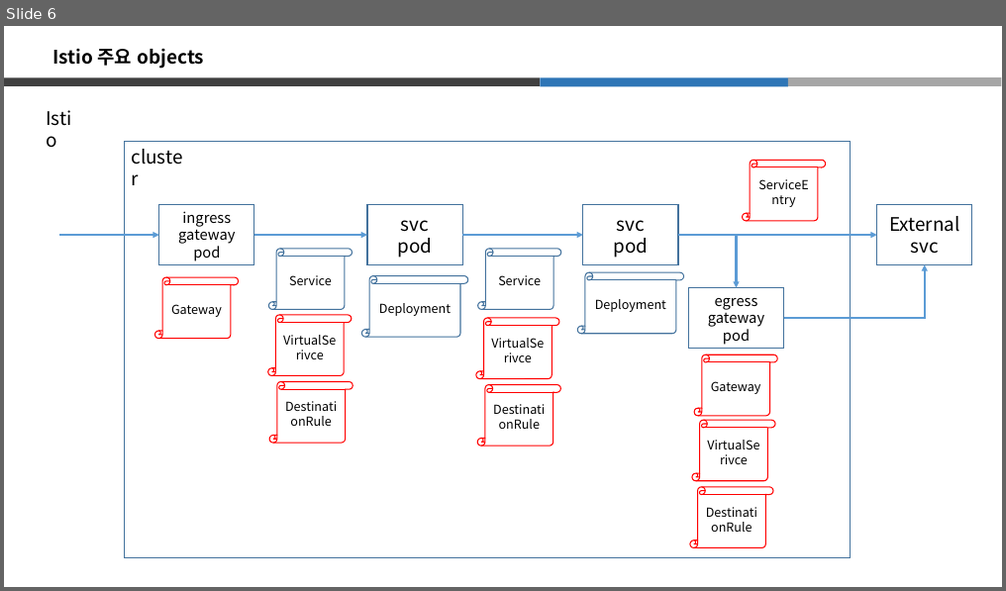
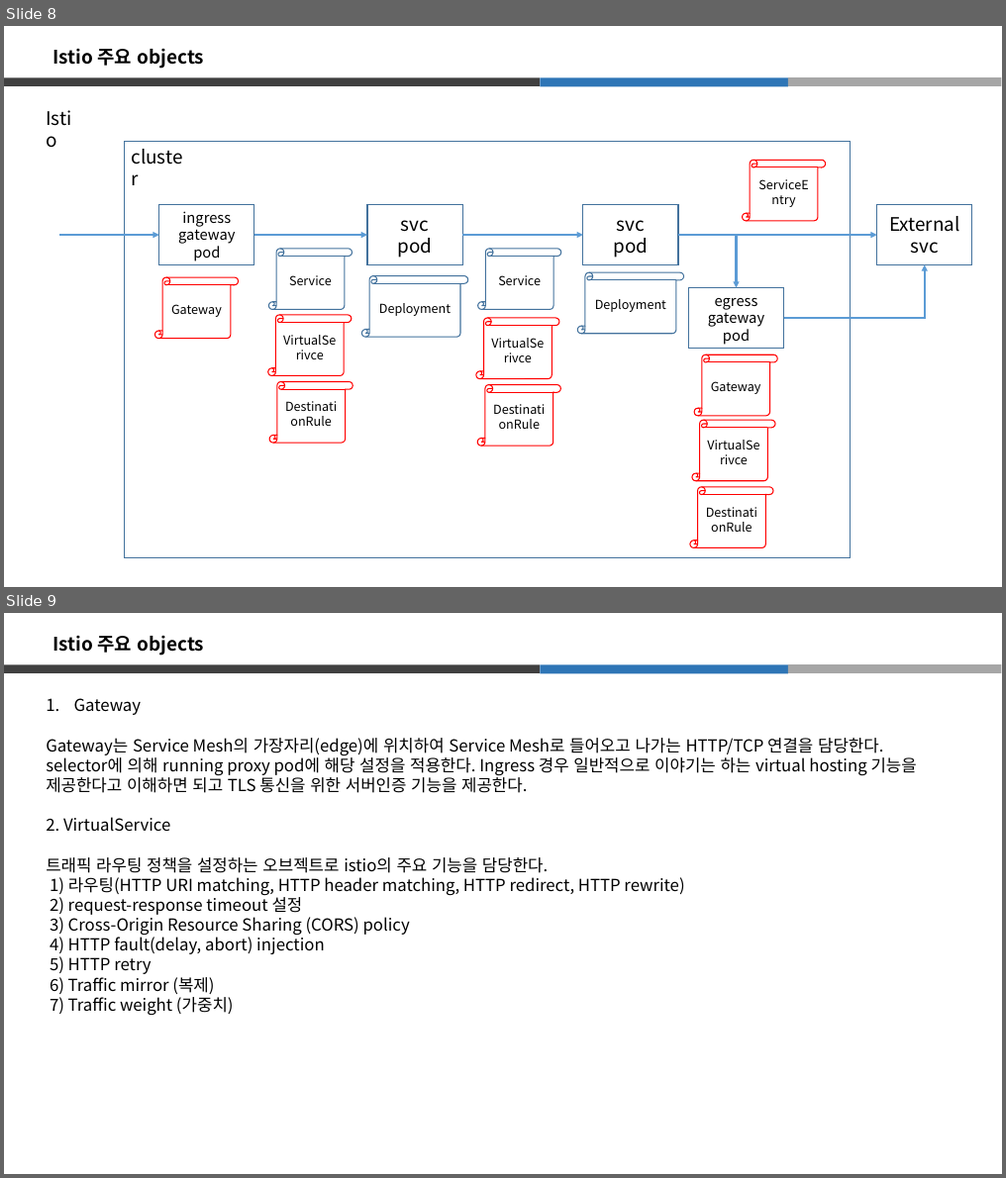
Before and after one commit to hkkkkq/fjfffffdsfdasfdsafdsafjfffffdsfdasfdsafdsafjfffffdsfdasfdsafdsafjfffffdsfdasfdsafdsa, a slide deck: deliverables/13. Tech Support/istio/Istio 소개.pptx. Shown one above the other, each under a label of ours: slide 6 before the commit, slides 8 and 9 after it. The pictures are 1006x591 and 1006x1178 pixels, drawn with LibreOffice and Linux fonts; fonts in the diff are those of the drawing. Boxes give left, top, right and bottom in pixels: in the first picture for what was removed or moved away, otherwise in the second. Text is boxed around its words. In the diff, an @@ line names an element or a change of style, - is before the commit and + after.

```diff
--- a/deliverables/13. Tech Support/istio/Istio 소개.pptx
+++ b/deliverables/13. Tech Support/istio/Istio 소개.pptx
@@ slide 9 added at <box>4,613,1002,1174</box>, background #FFFFFF @@
@@ text added at <box>54,635,205,656</box>, 18 pt, text #000000, bold @@
+Istio 주요 objects
@@ rectangle added at <box>4,664,540,672</box>, fill #404040 @@
@@ rectangle added at <box>540,664,788,673</box>, fill #2E75B6 @@
@@ rectangle added at <box>788,664,1001,673</box>, fill #A6A6A6 @@
@@ text added at <box>46,698,917,1016</box>, 16 pt, text #000000 @@
+1. Gateway
+Gateway는 Service Mesh의 가장자리(edge)에 위치하여 Service Mesh로 들어오고 나가는 HTTP/TCP 연결을 담당한다.
+selector에 의해 running proxy pod에 해당 설정을 적용한다. Ingress 경우 일반적으로 이야기는 하는 virtual hosting 기능을
+제공한다고 이해하면 되고 TLS 통신을 위한 서버인증 기능을 제공한다.
+2. VirtualService
+트래픽 라우팅 정책을 설정하는 오브젝트로 istio의 주요 기능을 담당한다.
+1) 라우팅(HTTP URI matching, HTTP header matching, HTTP redirect, HTTP rewrite)
+2) request-response timeout 설정
+3) Cross-Origin Resource Sharing (CORS) policy
+4) HTTP fault(delay, abort) injection
+5) HTTP retry
+6) Traffic mirror (복제)
+7) Traffic weight (가중치)
@@ what was slide 6 is now slide 8 @@
```
Also in this commit, not shown: 4 other slides added.
